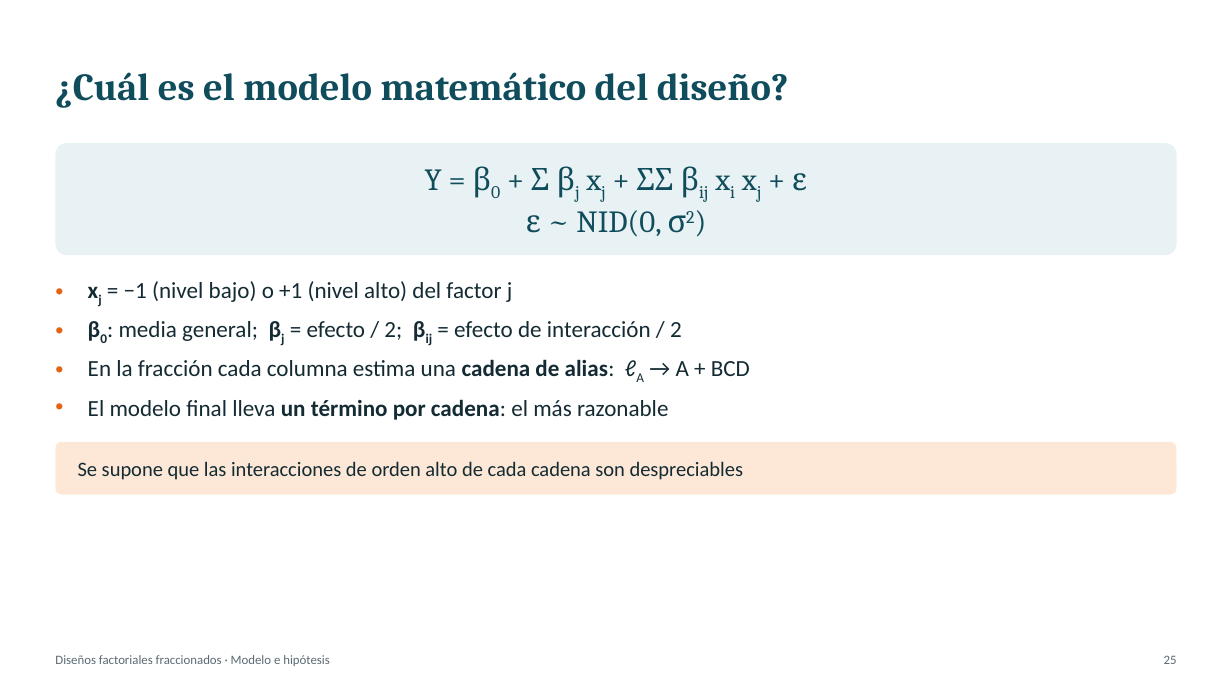
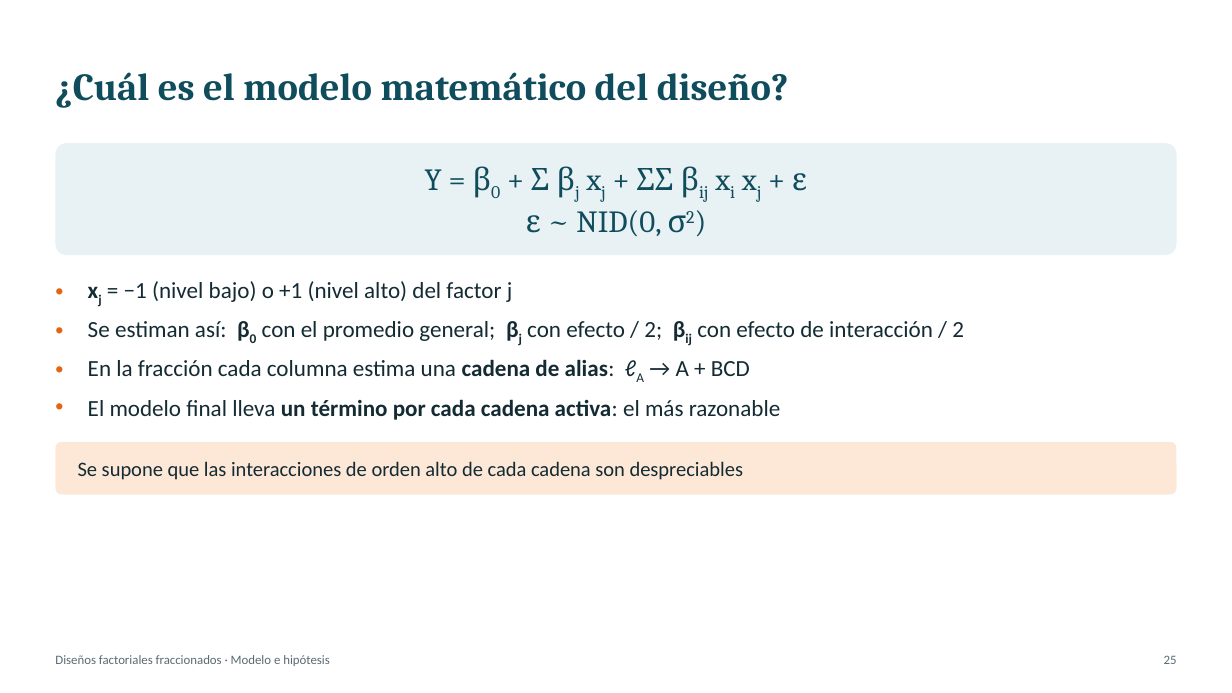
Before and after one commit to Juanes2001/diseno-de-experimentos, a slide deck: slide 25 of exposicion-tema-06/Tema6_Factoriales_Fraccionados.pptx. Drawn at 1232x693 pixels with LibreOffice and Linux fonts; fonts in the diff are those of the drawing. Boxes give left, top, right and bottom in pixels: in the first picture for what was removed or moved away, otherwise in the second. Text is boxed around its words. In the diff, an @@ line names an element or a change of style, - is before the commit and + after.

```diff
--- a/exposicion-tema-06/Tema6_Factoriales_Fraccionados.pptx
+++ b/exposicion-tema-06/Tema6_Factoriales_Fraccionados.pptx
@@ text at (x1=88, y1=321, x2=964, y2=341): text changed @@
-• β0: media general; βj = efecto / 2; βij = efecto de interacción / 2
+• Se estiman así: β0 con el promedio general; βj con efecto / 2; βij con efecto de interacción / 2
@@ text at (x1=88, y1=399, x2=780, y2=420): text changed @@
-• El modelo final lleva un término por cadena: el más razonable
+• El modelo final lleva un término por cada cadena activa: el más razonable
```
Also in this commit, not shown: 25 other slides changed, 3 other files.
